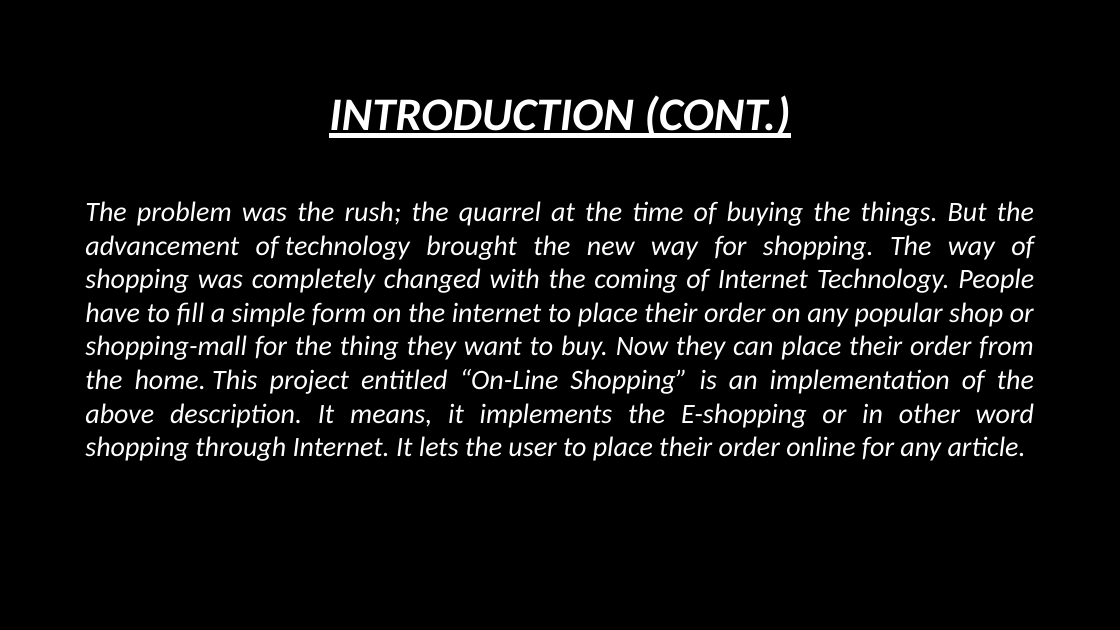
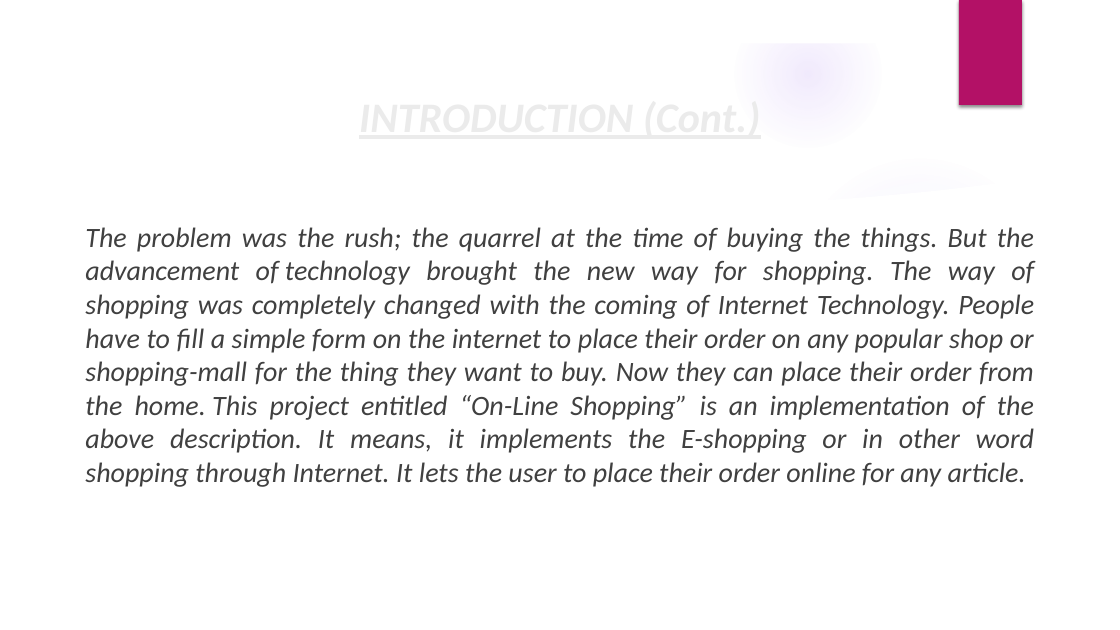
Before and after one commit to lalitgiri/Angular_Practice_Program, a slide deck: slide 3 of Ecommerce-Project/report data/project ppt.pptx (slide 2 before the commit). Drawn at 1120x630 pixels with LibreOffice and Linux fonts; fonts in the diff are those of the drawing; background and template pictures are left out. Boxes give left, top, right and bottom in pixels: in the first picture for what was removed or moved away, otherwise in the second. Text is boxed around its words. In the diff, an @@ line names an element or a change of style, - is before the commit and + after.

```diff
--- a/Ecommerce-Project/report data/project ppt.pptx
+++ b/Ecommerce-Project/report data/project ppt.pptx
@@ background #000000 to picture (left out) @@
@@ group added at (0,0,1120,630): 5 ellipses, 3 freeform shapes @@
@@ rectangle added at (959,0,1022,105), fill #B31166 @@
@@ title at (329,95,790,138): text changed; size 40 to 36 pt; text colour #FFFFFF to #EBEBEB @@
-INTRODUCTION (CONT.)
+INTRODUCTION (Cont.)
@@ text "The problem was the rush; ...": place and size @@
-text "The problem was the rush; ..." at (85,201,1034,461)
+text "The problem was the rush; ..." at (85,227,1034,487)
@@ text "The problem was the rush; ..." at (85,227,1034,487): text colour #FFFFFF to #404040 @@
```
Also in this commit, not shown: 37 other slides changed, 3 slides added, 1 slide removed, 2 other files.
